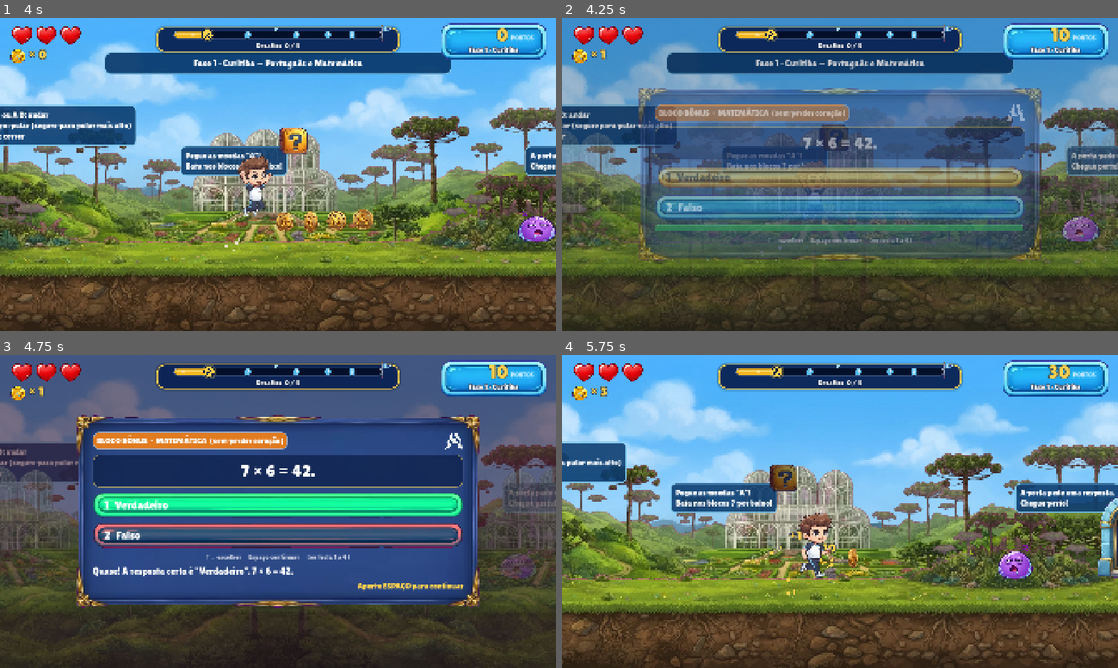
Above: before the commit, frames 1-4 (two rows, left to right).
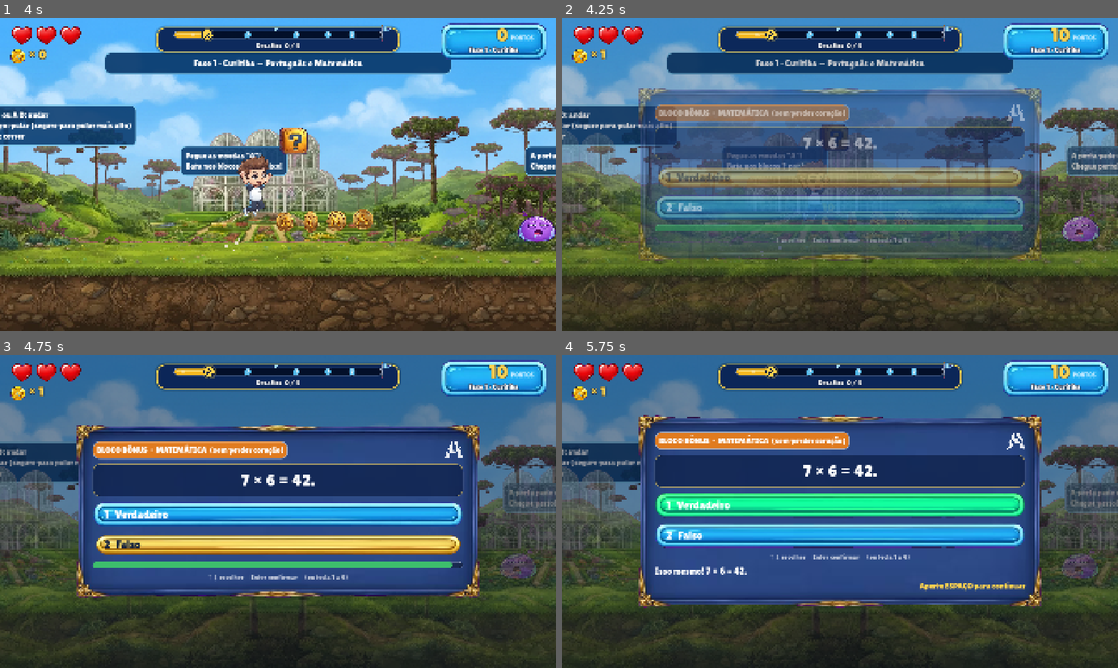
Above: after the commit, the same moments.

Repository: dutrathiagodev/jornada-fap
Game: Godot game, scene res://main.tscn
Two runs of this game, one before a commit and one after it. Both use one fixed random seed, a clock stepped at 60 frames per second and the inputs below.
Inputs:
- Up to frame 1 (4 s): tap Enter (confirmar) at 0.5 s; hold Enter (confirmar) 0.53-1.28 s; hold Right (mover_direita) 0.53-2.03 s; tap Space (pular) at 0.77, 1.07, 1.52, 1.82, 3.02, 3.32, 3.77 s; tap Shift (correr) at 0.8, 1.35 s; tap M (mapa, bound only after the commit) at 1.55 s; hold Left (mover_esquerda) 2.03-2.78 s; hold M (mapa, bound only after the commit) 2.03-2.78 s; tap Up (nav_anterior, bound only after the commit) at 2.3, 2.85 s; hold Right (mover_direita) from 2.78 s (still down); tap Down (nav_proximo, bound only after the commit) at 3.05 s; hold Down (nav_proximo, bound only after the commit) from 3.53 s (still down); tap R (reiniciar, bound only after the commit) at 3.8 s
- Up to frame 2 (4.25 s): keep holding Right (mover_direita); keep holding Down (nav_proximo, bound only after the commit); tap Space (pular) at 4.07 s; tap Escape (pausar) at 4.15 s
- Up to frame 3 (4.75 s): release Right (mover_direita) at 4.28 s; release Down (nav_proximo, bound only after the commit) at 4.28 s; hold Left (mover_esquerda) from 4.28 s (still down); tap R (reiniciar, bound only after the commit) at 4.35 s; tap Space (pular) at 4.52 s; tap P at 4.55 s
- Up to frame 4 (5.75 s): tap Space (pular) at 4.82 s; release Left (mover_esquerda) at 5.03 s; hold Right (mover_direita) from 5.03 s (still down); tap P at 5.1 s; tap Keypad Enter at 5.3 s

Frame 1 is identical in both runs. In frame 2, 0.1% of the frame differs, in the area x 37-63%, y 70-73%; in frame 3, 41%; in frame 4, 87%, in the area x 0-100%, y 0-100%.

Commit message:
Enter confirma; suporte a controle Xbox/PlayStation; macOS exporta

Diff:
--- a/jogo/project.godot
+++ b/jogo/project.godot
@@ -24,6 +24,8 @@
 
 [rendering]
 
+textures/vram_compression/import_etc2_astc=true
+
 renderer/rendering_method="gl_compatibility"
 renderer/rendering_method.mobile="gl_compatibility"
 textures/canvas_textures/default_texture_filter=2
--- a/jogo/scripts/fase.gd
+++ b/jogo/scripts/fase.gd
@@ -644,7 +644,7 @@
 	fill_tempo = _estilo(VERDE, 11)
 	barra.add_theme_stylebox_override("fill", fill_tempo)
 	v.add_child(barra)
-	var dica_perg := _rotulo("↑ ↓ escolher     Espaço confirmar     (ou tecla 1 a 4)", 24, Color(1, 1, 1, 0.7), false)
+	var dica_perg := _rotulo(Jogo.dica("↑ ↓ escolher     Enter confirmar     (ou tecla 1 a 4)", "Direcional: escolher     A: confirmar", "Direcional: escolher     Cruz: confirmar"), 24, Color(1, 1, 1, 0.7), false)
 	dica_perg.horizontal_alignment = HORIZONTAL_ALIGNMENT_CENTER
 	v.add_child(dica_perg)
 	lbl_feed = _rotulo("", 32, Color.WHITE, false)
@@ -682,7 +682,7 @@
 	fim_dica.autowrap_mode = TextServer.AUTOWRAP_WORD_SMART
 	fim_dica.horizontal_alignment = HORIZONTAL_ALIGNMENT_CENTER
 	v.add_child(fim_dica)
-	var dica := _rotulo("Espaço: continuar     M: mapa", 30, OURO, false)
+	var dica := _rotulo(Jogo.dica("Enter: continuar     M: mapa", "A: continuar     Y: mapa", "Cruz: continuar     Triângulo: mapa"), 30, OURO, false)
 	dica.name = "dica_teclas"
 	dica.horizontal_alignment = HORIZONTAL_ALIGNMENT_CENTER
 	v.add_child(dica)
@@ -706,7 +706,7 @@
 	ic.add_theme_font_size_override("font_size", 30)
 	ic.add_theme_color_override("font_color", CLARO)
 	v.add_child(ic)
-	for par in [["Espaço", "continuar"], ["R", "reiniciar a fase"], ["M", "voltar ao mapa"], ["N", "música liga/desliga"]]:
+	for par in [[Jogo.dica("Enter", "A", "Cruz"), "continuar"], [Jogo.dica("R", "X", "Quadrado"), "reiniciar a fase"], [Jogo.dica("M", "Y", "Triângulo"), "voltar ao mapa"], ["N", "música liga/desliga"]]:
 		var linha := HBoxContainer.new()
 		linha.add_theme_constant_override("separation", 24)
 		linha.alignment = BoxContainer.ALIGNMENT_CENTER
@@ -1097,7 +1097,7 @@
 	fim_ctl.visible = false
 	fim_texto.text = "Você chegou até aqui com %d pontos. Quem tenta de novo aprende mais!" % pontos
 	fim_dica.text = ""
-	tela_fim.find_child("dica_teclas", true, false).text = "Espaço: tentar de novo     M: mapa"
+	tela_fim.find_child("dica_teclas", true, false).text = Jogo.dica("Enter: tentar de novo     M: mapa", "A: tentar de novo     Y: mapa", "Cruz: tentar de novo     Triângulo: mapa")
 	tela_fim.visible = true
 	tela_perg.visible = false
 	get_tree().paused = false
@@ -1121,7 +1121,7 @@
 	fim_ctl.n = est
 	fim_texto.text = "%d de %d desafios certos   ·   %d de %d moedas\n%d corações   ·   %d pontos" % [acertos, n_obrig, moedas, moedas_total, vidas, pontos]
 	fim_dica.text = "Você sabia? " + str(cid["dica"])
-	tela_fim.find_child("dica_teclas", true, false).text = ("Espaço: próxima fase     M: mapa" if idx < 4 else "Espaço: ver meu prêmio     M: mapa")
+	tela_fim.find_child("dica_teclas", true, false).text = (Jogo.dica("Enter: próxima fase     M: mapa", "A: próxima fase     Y: mapa", "Cruz: próxima fase     Triângulo: mapa") if idx < 4 else Jogo.dica("Enter: ver meu prêmio     M: mapa", "A: ver meu prêmio     Y: mapa", "Cruz: ver meu prêmio     Triângulo: mapa"))
 	_atualizar_hud()
 	get_tree().create_timer(0.9).timeout.connect(func():
 		tela_fim.visible = true
@@ -1159,10 +1159,10 @@
 	if estado == "pergunta" and tecla >= KEY_1 and tecla <= KEY_4:
 		_responder(tecla - KEY_1)
 		get_viewport().set_input_as_handled()
-	elif estado == "pergunta" and (tecla == KEY_UP or tecla == KEY_LEFT or tecla == KEY_W or tecla == KEY_A):
+	elif estado == "pergunta" and ev.is_action_pressed("nav_anterior"):
 		_selecionar(posmod(perg_sel - 1, perg_n))
 		get_viewport().set_input_as_handled()
-	elif estado == "pergunta" and (tecla == KEY_DOWN or tecla == KEY_RIGHT or tecla == KEY_S or tecla == KEY_D):
+	elif estado == "pergunta" and ev.is_action_pressed("nav_proximo"):
 		_selecionar(posmod(perg_sel + 1, perg_n))
 		get_viewport().set_input_as_handled()
 	elif estado == "pergunta" and ev.is_action_pressed("confirmar"):
@@ -1182,7 +1182,7 @@
 					get_tree().change_scene_to_file("res://final.tscn")
 			else:
 				get_tree().reload_current_scene()
-		elif tecla == KEY_M or tecla == KEY_ESCAPE:
+		elif ev.is_action_pressed("mapa") or ev.is_action_pressed("voltar"):
 			_ir_mapa()
 	elif estado == "jogo" and ev.is_action_pressed("pausar"):
 		estado = "pausa"
@@ -1195,10 +1195,10 @@
 			Jogo.abafar(false)
 			get_tree().paused = false
 			tela_pausa.visible = false
-		elif tecla == KEY_R:
+		elif ev.is_action_pressed("reiniciar"):
 			get_tree().paused = false
 			get_tree().reload_current_scene()
-		elif tecla == KEY_M:
+		elif ev.is_action_pressed("mapa"):
 			_ir_mapa()
 
 
--- a/jogo/scripts/final.gd
+++ b/jogo/scripts/final.gd
@@ -166,7 +166,7 @@
 	lbl_aviso.size = Vector2(860, 80)
 	if faixa == 0:
 		_rot(ui, "Termine as 5 cidades para liberar o desconto", 44, 850, CLARO)
-	_rot(ui, "Esc  voltar ao mapa", 30, 985, Color(1, 1, 1, 0.85))
+	_rot(ui, Jogo.dica("Esc  voltar ao mapa", "B  voltar ao mapa", "Bolinha  voltar ao mapa"), 30, 985, Color(1, 1, 1, 0.85))
 	_mudou(campo.text)
 	campo.grab_focus()
 
@@ -212,5 +212,5 @@
 
 
 func _unhandled_input(ev: InputEvent) -> void:
-	if ev is InputEventKey and ev.pressed and not ev.echo and ev.physical_keycode == KEY_ESCAPE:
+	if ev.is_action_pressed("voltar"):
 		get_tree().change_scene_to_file("res://mapa.tscn")
--- a/jogo/scripts/jogo.gd
+++ b/jogo/scripts/jogo.gd
@@ -88,6 +88,20 @@
 		alternar_musica()
 
 
+## true se há um controle conectado
+func tem_controle() -> bool:
+	return Input.get_connected_joypads().size() > 0
+
+
+## texto de dica: mostra o botão do controle (Xbox ou PlayStation) se houver um conectado, senão a tecla
+func dica(tecla: String, botao_xbox: String, botao_ps: String) -> String:
+	if not tem_controle():
+		return tecla
+	var nome := Input.get_joy_name(Input.get_connected_joypads()[0]).to_lower()
+	var ps := nome.contains("ps") or nome.contains("playstation") or nome.contains("sony") or nome.contains("dualsense") or nome.contains("dualshock")
+	return botao_ps if ps else botao_xbox
+
+
 func liberada(i: int) -> bool:
 	return i == 0 or int(estrelas[i - 1]) > 0
 
@@ -164,7 +178,7 @@
 	match id:
 		"curitiba":
 			return [
-				["placa", 60, "← → ou A D: andar\nEspaço: pular (segure para pular mais alto)\nShift: correr", 470],
+				["placa", 60, dica("← → ou A D: andar\nEspaço: pular (segure para pular mais alto)\nShift: correr", "Analógico ou direcional: andar\nA: pular (segure para pular mais alto)\nX ou RB: correr", "Analógico ou direcional: andar\nCruz: pular (segure para pular mais alto)\nQuadrado ou R1: correr"), 470],
 				["placa", 760, "Pegue as moedas \"A\"!\nBata nos blocos ? por baixo!", 330],
 				["moedas", 750, 6, 0], ["moeda_arco", 1300, 8, 210], ["bloco", 1150],
 				["inimigo", "preguica", 1750, 1550, 2000],
--- a/jogo/scripts/mapa.gd
+++ b/jogo/scripts/mapa.gd
@@ -149,7 +149,7 @@
 		cartoes.append(painel)
 
 	info = _rot(ui, "", 34, Vector2(0, 890), Color.WHITE)
-	_rot(ui, "← →  escolher     Espaço  jogar     Esc  voltar", 30, Vector2(0, 1000), Color(1, 1, 1, 0.85))
+	_rot(ui, Jogo.dica("← →  escolher     Enter  jogar     Esc  voltar", "Direcional  escolher     A  jogar     B  voltar", "Direcional  escolher     Cruz  jogar     Bolinha  voltar"), 30, Vector2(0, 1000), Color(1, 1, 1, 0.85))
 	if Jogo.terminou_tudo():
 		_rot(ui, "P  ver meu prêmio", 36, Vector2(0, 945), OURO)
 	_atualizar()
@@ -211,8 +211,8 @@
 		Jogo.cidade_atual = sel
 		Jogo.sfx("clique")
 		get_tree().change_scene_to_file("res://fase.tscn")
+	elif ev.is_action_pressed("voltar"):
+		get_tree().change_scene_to_file("res://main.tscn")
 	elif ev is InputEventKey and ev.pressed and not ev.echo:
-		if ev.physical_keycode == KEY_ESCAPE:
-			get_tree().change_scene_to_file("res://main.tscn")
-		elif ev.physical_keycode == KEY_P and Jogo.terminou_tudo():
+		if ev.physical_keycode == KEY_P and Jogo.terminou_tudo():
 			get_tree().change_scene_to_file("res://final.tscn")
--- a/jogo/scripts/perguntas.gd
+++ b/jogo/scripts/perguntas.gd
@@ -10,32 +10,71 @@
 
 
 func _criar_controles() -> void:
+	# teclado. Enter confirma (perguntas e menus); Espaço só pula.
 	var teclas := {
 		"mover_esquerda": [KEY_LEFT, KEY_A],
 		"mover_direita": [KEY_RIGHT, KEY_D],
 		"correr": [KEY_SHIFT],
 		"pular": [KEY_SPACE, KEY_UP, KEY_W],
-		"confirmar": [KEY_SPACE, KEY_ENTER, KEY_KP_ENTER],
+		"confirmar": [KEY_ENTER, KEY_KP_ENTER],
 		"pausar": [KEY_ESCAPE, KEY_P],
+		"voltar": [KEY_ESCAPE],
+		"mapa": [KEY_M],
+		"reiniciar": [KEY_R],
+		"nav_anterior": [KEY_UP, KEY_LEFT, KEY_W, KEY_A],
+		"nav_proximo": [KEY_DOWN, KEY_RIGHT, KEY_S, KEY_D],
 	}
 	for acao in teclas:
-		if not InputMap.has_action(acao):
-			InputMap.add_action(acao)
+		_garantir_acao(acao)
 		for k in teclas[acao]:
 			var e := InputEventKey.new()
 			e.physical_keycode = k
 			InputMap.action_add_event(acao, e)
-	# controle (gamepad)
-	var botoes := {"pular": JOY_BUTTON_A, "correr": JOY_BUTTON_X, "confirmar": JOY_BUTTON_A}
+
+	# controle (Xbox, PlayStation, Switch...). O Godot usa nomes neutros:
+	# A = X do PlayStation (cruz), B = bolinha, X = quadrado, Y = triângulo.
+	var botoes := {
+		"pular": [JOY_BUTTON_A],
+		"correr": [JOY_BUTTON_X, JOY_BUTTON_RIGHT_SHOULDER],
+		"confirmar": [JOY_BUTTON_A],
+		"pausar": [JOY_BUTTON_START],
+		"voltar": [JOY_BUTTON_B],
+		"mapa": [JOY_BUTTON_Y, JOY_BUTTON_BACK],
+		"reiniciar": [JOY_BUTTON_X],
+		"mover_esquerda": [JOY_BUTTON_DPAD_LEFT],
+		"mover_direita": [JOY_BUTTON_DPAD_RIGHT],
+		"nav_anterior": [JOY_BUTTON_DPAD_UP, JOY_BUTTON_DPAD_LEFT],
+		"nav_proximo": [JOY_BUTTON_DPAD_DOWN, JOY_BUTTON_DPAD_RIGHT],
+	}
 	for acao in botoes:
-		var b := InputEventJoypadButton.new()
-		b.button_index = botoes[acao]
-		InputMap.action_add_event(acao, b)
-	for par in [["mover_esquerda", -1.0], ["mover_direita", 1.0]]:
+		_garantir_acao(acao)
+		for idx in botoes[acao]:
+			var b := InputEventJoypadButton.new()
+			b.button_index = idx
+			InputMap.action_add_event(acao, b)
+
+	# analógico esquerdo e gatilho direito (correr)
+	var eixos := [
+		["mover_esquerda", JOY_AXIS_LEFT_X, -1.0],
+		["mover_direita", JOY_AXIS_LEFT_X, 1.0],
+		["nav_anterior", JOY_AXIS_LEFT_Y, -1.0],
+		["nav_anterior", JOY_AXIS_LEFT_X, -1.0],
+		["nav_proximo", JOY_AXIS_LEFT_Y, 1.0],
+		["nav_proximo", JOY_AXIS_LEFT_X, 1.0],
+		["correr", JOY_AXIS_TRIGGER_RIGHT, 1.0],
+	]
+	for item in eixos:
 		var m := InputEventJoypadMotion.new()
-		m.axis = JOY_AXIS_LEFT_X
-		m.axis_value = par[1]
-		InputMap.action_add_event(par[0], m)
+		m.axis = item[1]
+		m.axis_value = item[2]
+		InputMap.action_add_event(item[0], m)
+	for acao in ["mover_esquerda", "mover_direita", "nav_anterior", "nav_proximo", "correr"]:
+		InputMap.action_set_deadzone(acao, 0.5)
+
+
+func _garantir_acao(acao: String) -> void:
+	if not InputMap.has_action(acao):
+		InputMap.add_action(acao)
 
 
 func carregar(fase: String) -> void:
--- a/jogo/scripts/titulo.gd
+++ b/jogo/scripts/titulo.gd
@@ -96,7 +96,8 @@
 
 
 func _unhandled_input(ev: InputEvent) -> void:
-	if ev.is_action_pressed("confirmar"):
+	# a arte da capa diz "Pressione [ESPAÇO]": Espaço, Enter e o botão A começam o jogo
+	if ev.is_action_pressed("confirmar") or ev.is_action_pressed("pular"):
 		Jogo.sfx("clique")
 		get_tree().change_scene_to_file("res://mapa.tscn")
 
Not shown, changed: docs/03-mecanicas.md
